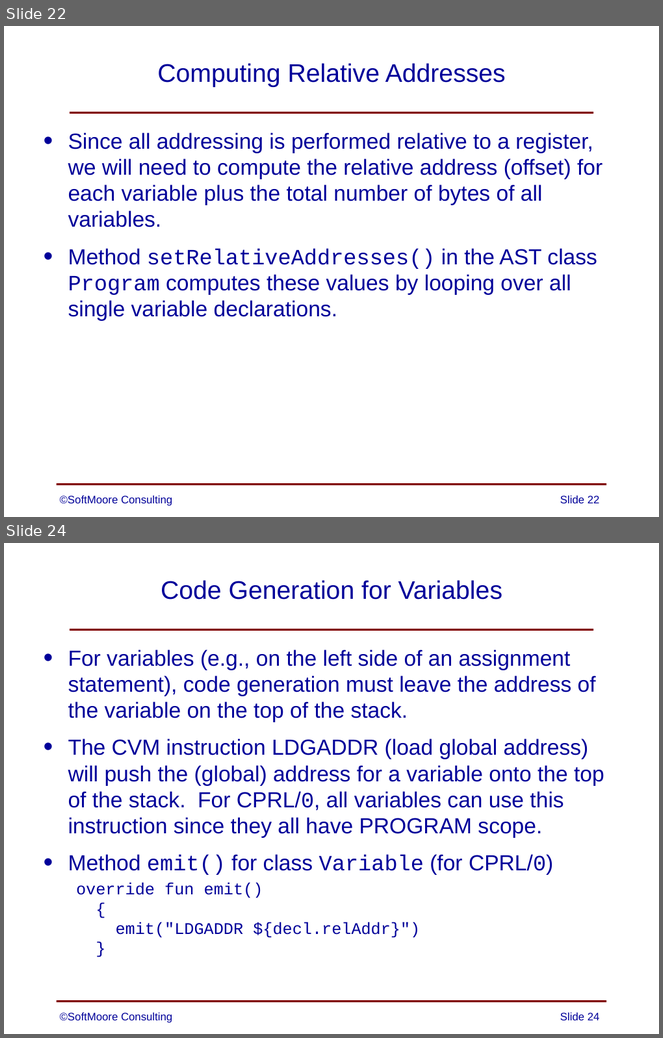
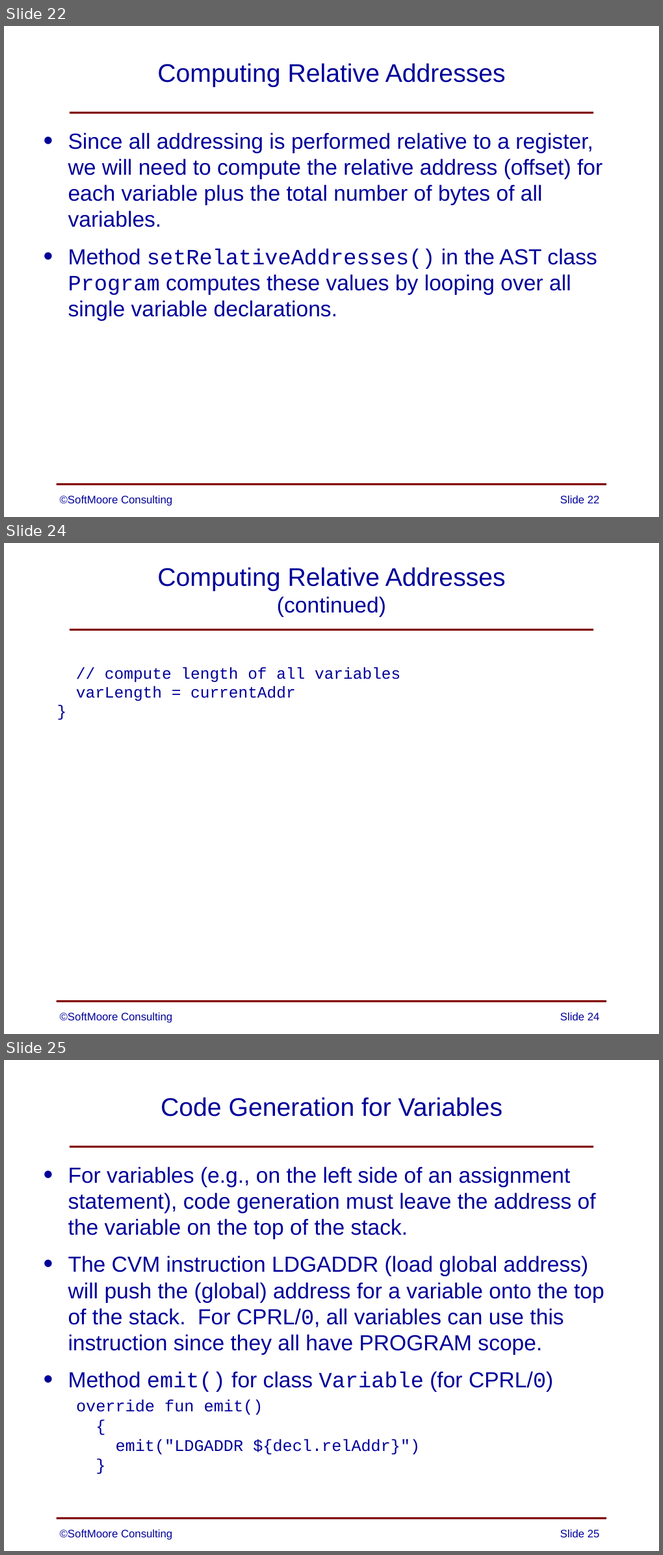
Before and after one commit to SoftMoore/CPRL-Kt-2nd, a slide deck: PowerPoints/11 - Code Generation.pptx. Shown one above the other, each under a label of ours: slides 22 and 24 before the commit, slides 22, 24 and 25 after it; the slides between them are not shown. The pictures are 663x1038 and 663x1555 pixels, drawn with LibreOffice and Linux fonts; fonts in the diff are those of the drawing. Boxes give left, top, right and bottom in pixels: in the first picture for what was removed or moved away, otherwise in the second. Text is boxed around its words. In the diff, an @@ line names an element or a change of style, - is before the commit and + after.

```diff
--- a/PowerPoints/11 - Code Generation.pptx
+++ b/PowerPoints/11 - Code Generation.pptx
@@ slide 24 added at (4, 543, 659, 1034), background #FFFFFF; not listed: 2 template elements that a slide beside it also shows @@
@@ title added at (157, 567, 506, 617), 28 pt, text #000099 @@
+Computing Relative Addresses
+(continued)
@@ text added at (76, 667, 400, 701), 17.5 pt, text #000099 @@
+// compute length of all variables
+varLength = currentAddr
+}
@@ text added at (60, 1013, 172, 1023), 12 pt, text #000099 @@
+©SoftMoore Consulting
@@ page number added at (560, 1013, 600, 1021), 12 pt, text #000099 @@
+Slide 24
@@ what was slide 24 is now slide 25 @@
@@ page number at (560, 1530, 600, 1538): text changed @@
-Slide 24
+Slide 25
```
Also in this commit, not shown: 1 slide changed.
